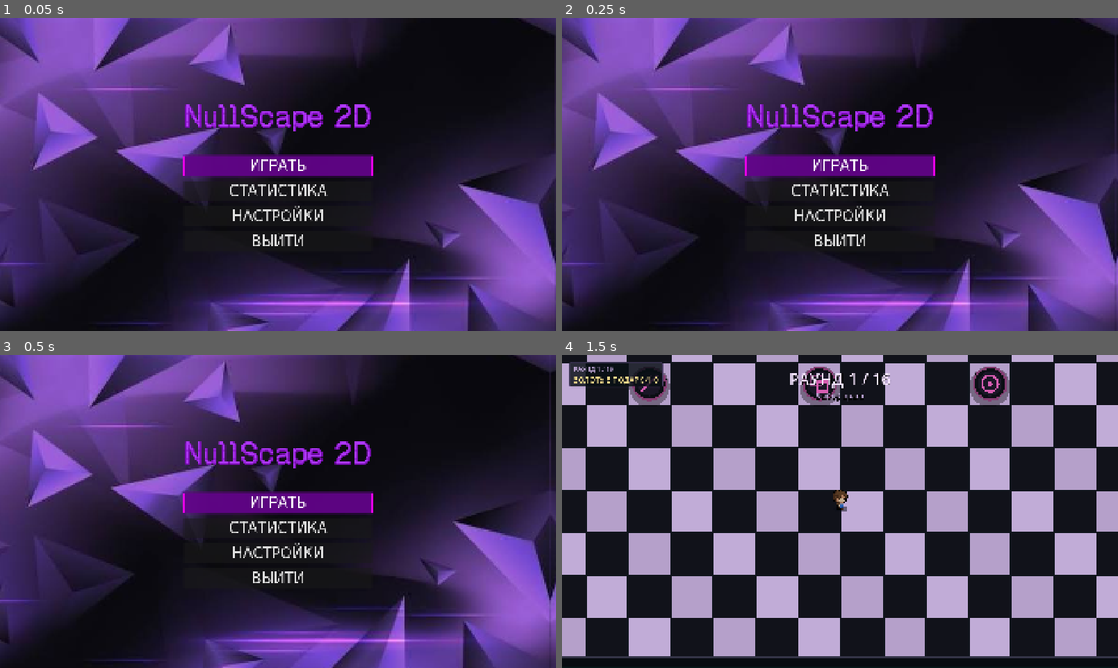
Above: before the commit, frames 1-4 (two rows, left to right).
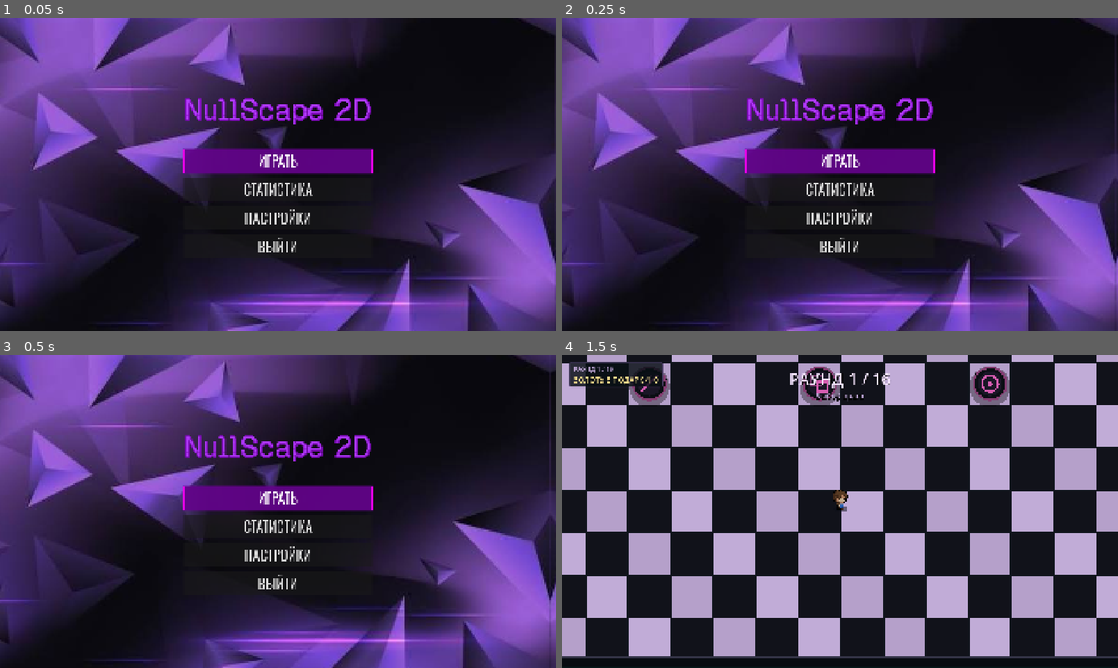
Above: after the commit, the same moments.

Repository: qZenon/game-project
Game: Godot game, scene res://menu/menu.tscn
Same seed, same stepped clock (60 frames per second), same inputs: the game is played once before the commit and once after it.
Inputs (mouse positions are in pixels of both pictures, inside the frame that each line leads up to):
- Up to frame 1 (0.05 s): no input
- Up to frame 2 (0.25 s): no input
- Up to frame 3 (0.5 s): no input
- Up to frame 4 (1.5 s): click "ИГРАТЬ" at 0.5 s; move the mouse to (962, 495) at 1.27 s; hold D (right) from 1.28 s (still down); hold F (interact) from 1.28 s (still down); click (962, 495) at 1.42 s

The runs differ from the first frame. In frame 1, 4.3% of the frame differs, in the area x 32-68%, y 25-75%; in frame 2, 4.3%; in frame 3, 4.3%; in frame 4, nothing differs.

Commit message:
шрифты еще раз

Diff:
--- a/menu/menu.tscn
+++ b/menu/menu.tscn
@@ -4,7 +4,7 @@
 [ext_resource type="Texture2D" uid="uid://nlp7w5bvnhvp" path="res://menu/Unknown.jpg" id="2_6nwqt"]
 [ext_resource type="FontFile" uid="uid://d4dv207i202xh" path="res://menu/GeistPixel-Regular-VariableFont_ELSH.ttf" id="2_g18jx"]
 [ext_resource type="Shader" uid="uid://c47n4bttda6hp" path="res://menu/menu.gdshader" id="2_svuvw"]
-[ext_resource type="FontFile" uid="uid://drgot3yyo20t5" path="res://menu/Orbitron-VariableFont_wght.ttf" id="4_pbjm4"]
+[ext_resource type="FontFile" uid="uid://r3tagn6kdyjs" path="res://menu/Oswald-VariableFont_wght.ttf" id="5_svuvw"]
 
 [sub_resource type="ShaderMaterial" id="ShaderMaterial_svuvw"]
 shader = ExtResource("2_svuvw")
@@ -89,7 +89,7 @@
 theme_override_colors/font_color = Color(0.875, 0.875, 0.875, 1)
 theme_override_colors/font_focus_color = Color(1, 1, 1, 1)
 theme_override_colors/font_hover_color = Color(0.9490196, 0.8235294, 0.9490196, 1)
-theme_override_fonts/font = ExtResource("4_pbjm4")
+theme_override_fonts/font = ExtResource("5_svuvw")
 theme_override_font_sizes/font_size = 50
 theme_override_styles/normal_mirrored = SubResource("StyleBoxFlat_6nwqt")
 theme_override_styles/hover = SubResource("StyleBoxFlat_svuvw")
@@ -101,7 +101,7 @@
 theme_override_colors/font_color = Color(0.875, 0.875, 0.875, 1)
 theme_override_colors/font_focus_color = Color(1, 1, 1, 1)
 theme_override_colors/font_hover_color = Color(0.9490196, 0.8235294, 0.9490196, 1)
-theme_override_fonts/font = ExtResource("4_pbjm4")
+theme_override_fonts/font = ExtResource("5_svuvw")
 theme_override_font_sizes/font_size = 50
 theme_override_styles/normal_mirrored = SubResource("StyleBoxFlat_6nwqt")
 theme_override_styles/hover = SubResource("StyleBoxFlat_svuvw")
@@ -113,7 +113,7 @@
 theme_override_colors/font_color = Color(0.875, 0.875, 0.875, 1)
 theme_override_colors/font_focus_color = Color(1, 1, 1, 1)
 theme_override_colors/font_hover_color = Color(0.9490196, 0.8235294, 0.9490196, 1)
-theme_override_fonts/font = ExtResource("4_pbjm4")
+theme_override_fonts/font = ExtResource("5_svuvw")
 theme_override_font_sizes/font_size = 50
 theme_override_styles/normal_mirrored = SubResource("StyleBoxFlat_6nwqt")
 theme_override_styles/hover = SubResource("StyleBoxFlat_svuvw")
@@ -125,7 +125,7 @@
 theme_override_colors/font_color = Color(0.875, 0.875, 0.875, 1)
 theme_override_colors/font_focus_color = Color(1, 1, 1, 1)
 theme_override_colors/font_hover_color = Color(0.9490196, 0.8235294, 0.9490196, 1)
-theme_override_fonts/font = ExtResource("4_pbjm4")
+theme_override_fonts/font = ExtResource("5_svuvw")
 theme_override_font_sizes/font_size = 50
 theme_override_styles/normal_mirrored = SubResource("StyleBoxFlat_6nwqt")
 theme_override_styles/hover = SubResource("StyleBoxFlat_svuvw")
Binary file added: menu/Oswald-VariableFont_wght.ttf
Not shown, added: menu/Oswald-VariableFont_wght.ttf.import
Binary file changed: web/game-project.icon.png
Not shown, changed: web/game-project.icon.png.import
Not shown, changed: .DS_Store
Not shown, changed: web/game-project.html
Not shown, changed: web/game-project.pck
